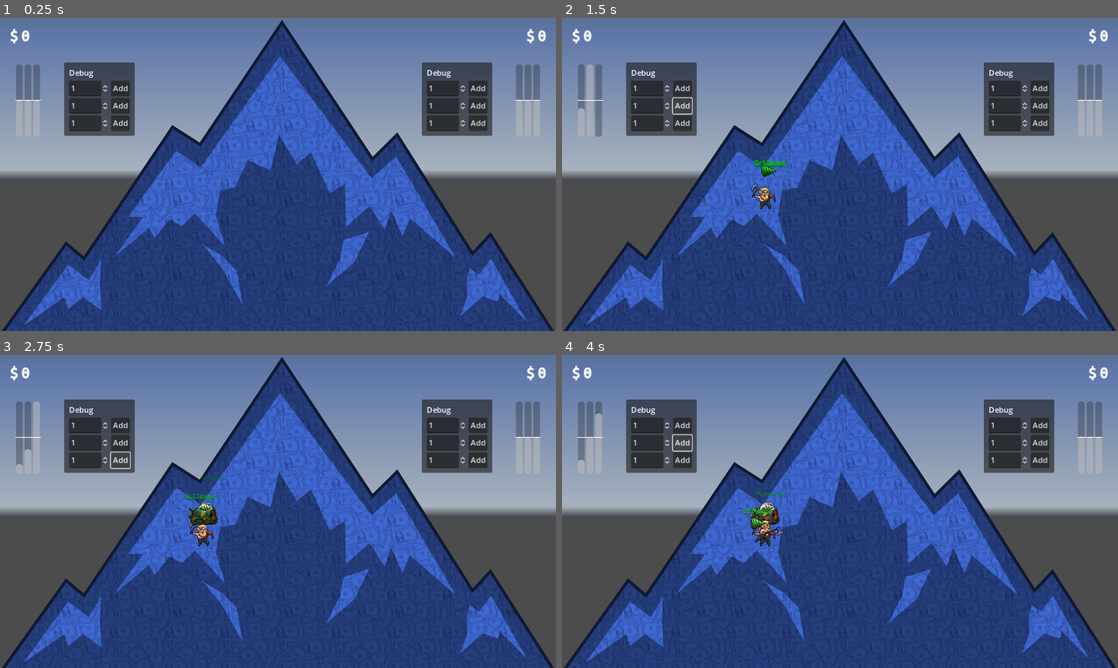
Above: before the commit, frames 1-4 (two rows, left to right).
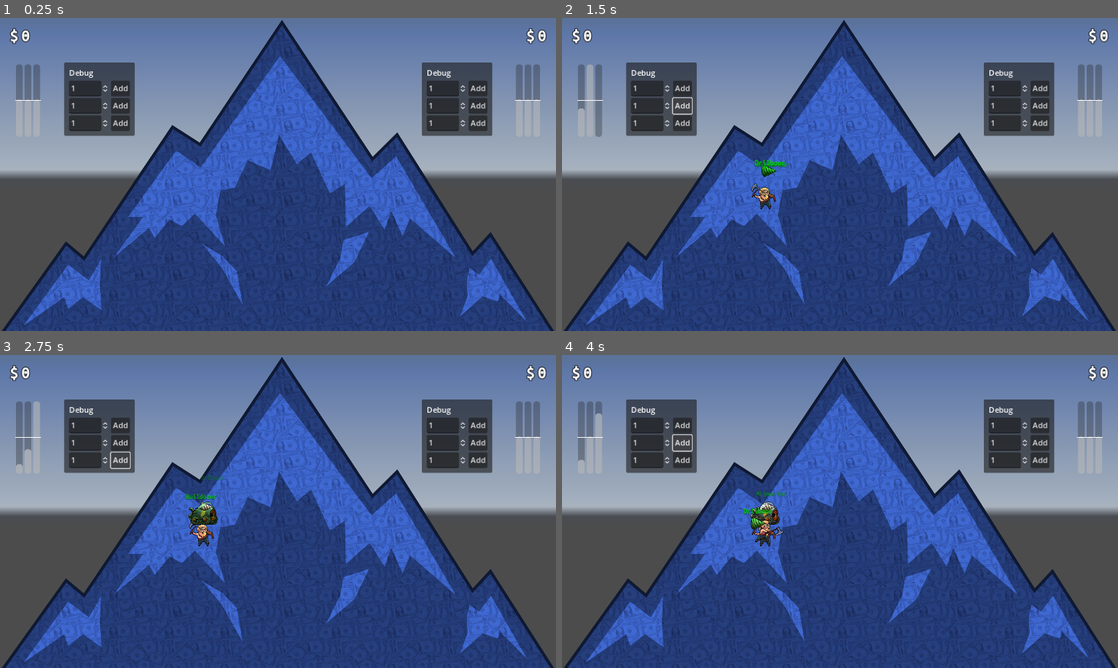
Above: after the commit, the same moments.

Repository: kwint/nfc-card-game
Game: Godot game, scene res://Scenes/Dashboard.tscn
The game is run twice, just before and just after one commit, with the same random seed, the same clock (stepped at 60 frames per second) and the same inputs. A sky picture missing from this copy of the repository is replaced by a grey-blue gradient.
Inputs:
- Up to frame 1 (0.25 s): no input
- Up to frame 2 (1.5 s): click "Add" at 0.5 s; click "Add" at 1.25 s
- Up to frame 3 (2.75 s): click "Add" at 2 s
- Up to frame 4 (4 s): click "Add" at 2.75 s; click "Add" at 3.5 s

The runs differ from the first frame. In frame 1, 0.2% of the frame differs, in the area x 1-99%, y 3-9%; in frame 2, 0.2%; in frame 3, 0.2%; in frame 4, 0.2%.

Commit message:
Add black outline to money tickers

Diff:
--- a/dashboard/Scenes/Dashboard.tscn
+++ b/dashboard/Scenes/Dashboard.tscn
@@ -98,6 +98,8 @@
 size_flags_horizontal = 0
 size_flags_vertical = 0
 theme = ExtResource("2_1f4xi")
+theme_override_colors/font_outline_color = Color(0, 0, 0, 1)
+theme_override_constants/outline_size = 5
 theme_override_styles/normal = SubResource("StyleBoxTexture_w6uij")
 text = "$ 123456789"
 
@@ -119,6 +121,8 @@
 size_flags_horizontal = 8
 size_flags_vertical = 0
 theme = ExtResource("2_1f4xi")
+theme_override_colors/font_outline_color = Color(0, 0, 0, 1)
+theme_override_constants/outline_size = 5
 text = "$ 123456789"
 horizontal_alignment = 2
 
